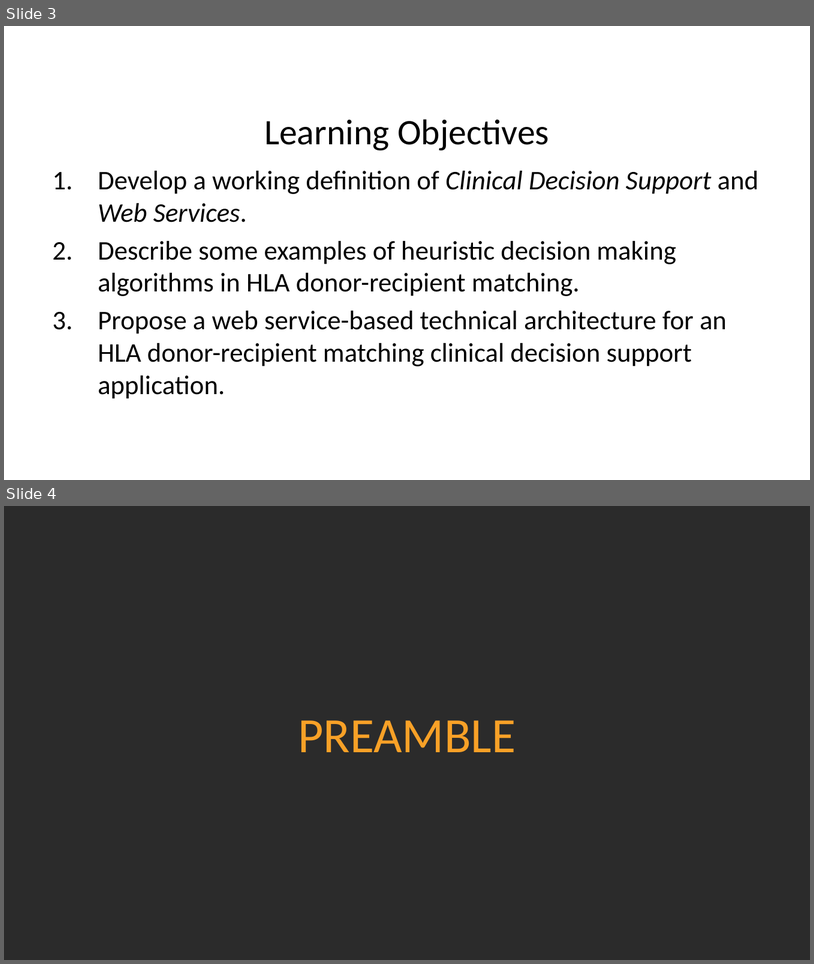
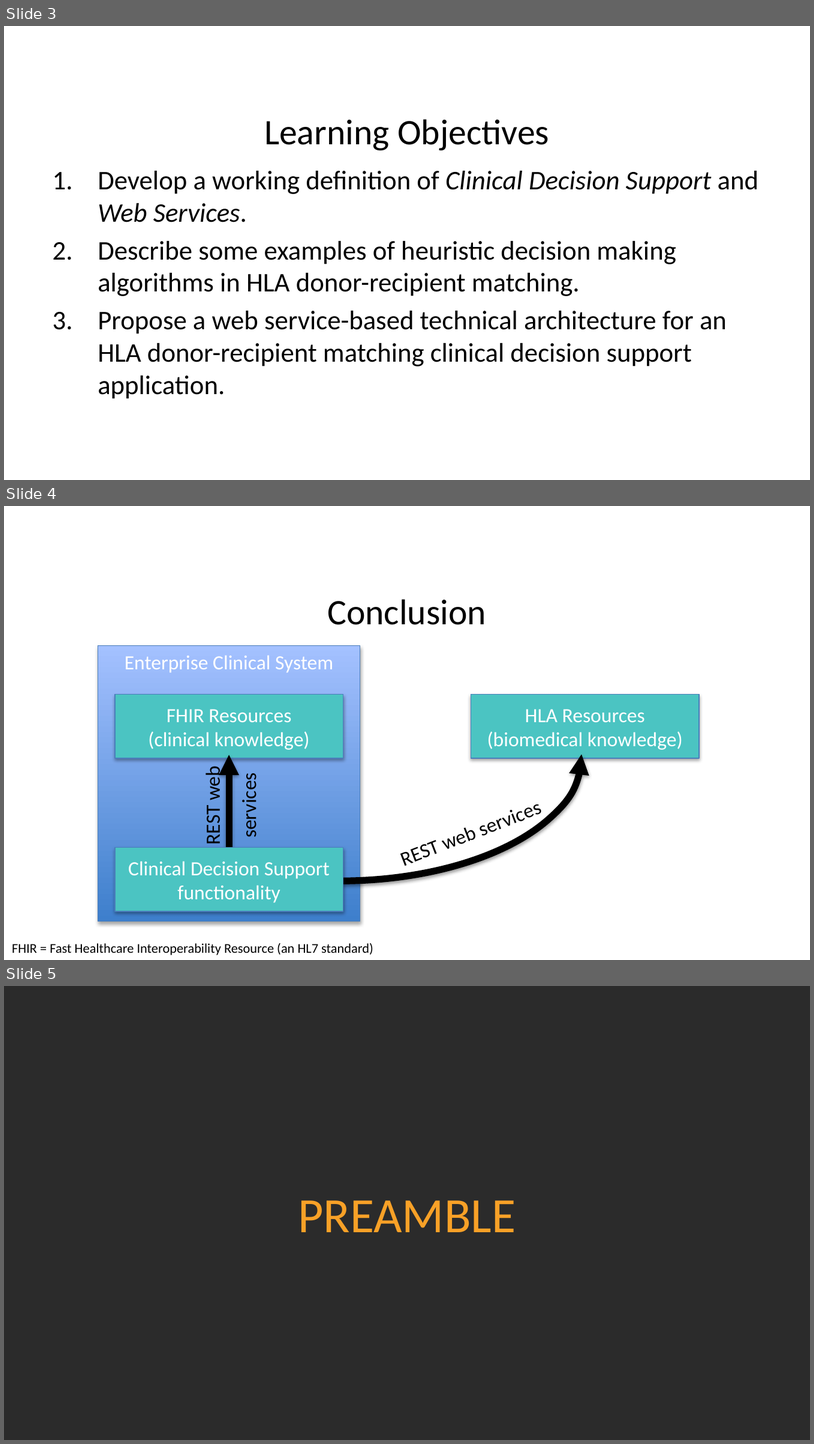
Before and after one commit to ghsmith/hladpb1, a slide deck: Hot_Topic_Analytics_and_Algorithms_Web_Based_Clinical_Decision_Support.pptx. Shown one above the other, each under a label of ours: slides 3 and 4 before the commit, slides 3, 4 and 5 after it. The pictures are 814x964 and 814x1444 pixels, drawn with LibreOffice and Linux fonts; fonts in the diff are those of the drawing; background and template pictures are left out; a plain dark background stands for a picture behind light text. Boxes give left, top, right and bottom in pixels: in the first picture for what was removed or moved away, otherwise in the second. Text is boxed around its words. In the diff, an @@ line names an element or a change of style, - is before the commit and + after.

```diff
--- a/Hot_Topic_Analytics_and_Algorithms_Web_Based_Clinical_Decision_Support.pptx
+++ b/Hot_Topic_Analytics_and_Algorithms_Web_Based_Clinical_Decision_Support.pptx
@@ slide 4 added at (4,506,810,960), background picture (left out) @@
@@ title added at (327,599,486,625), 32 pt, text #000000 @@
+Conclusion
@@ rectangle added at (98,646,360,921), fill gradient #3F80CE to #A4C4FF, outline #4B7EBC 0.75 pt, 18 pt, text #FFFFFF @@
+Enterprise Clinical System
@@ arc (boxed as its full ellipse) added at (98,632,582,880), outline #000000 6 pt @@
@@ rectangle added at (115,694,344,757), fill #4BC4C2, outline #4B7EBC 0.75 pt, 18 pt, text #FFFFFF @@
+FHIR Resources
+(clinical knowledge)
@@ rectangle added at (471,694,699,757), fill #4BC4C2, outline #4B7EBC 0.75 pt, 18 pt, text #FFFFFF @@
+HLA Resources
+(biomedical knowledge)
@@ arrow added from (229, 857) to (229, 754), #000000 6 pt @@
@@ text added at (201,769,225,843), 18 pt, text #000000 @@
+REST web
+services
@@ text added at (237,778,261,836), 18 pt, text #000000 @@
+REST web services
@@ rectangle added at (115,847,344,911), fill #4BC4C2, outline #4B7EBC 0.75 pt, 18 pt, text #FFFFFF @@
+Clinical Decision Support functionality
@@ text added at (12,943,374,955), 12 pt, text #000000 @@
+FHIR = Fast Healthcare Interoperability Resource (an HL7 standard)
@@ what was slide 4 is now slide 5 @@
```
Also in this commit, not shown: 1 slide changed, 2 other slides added.
